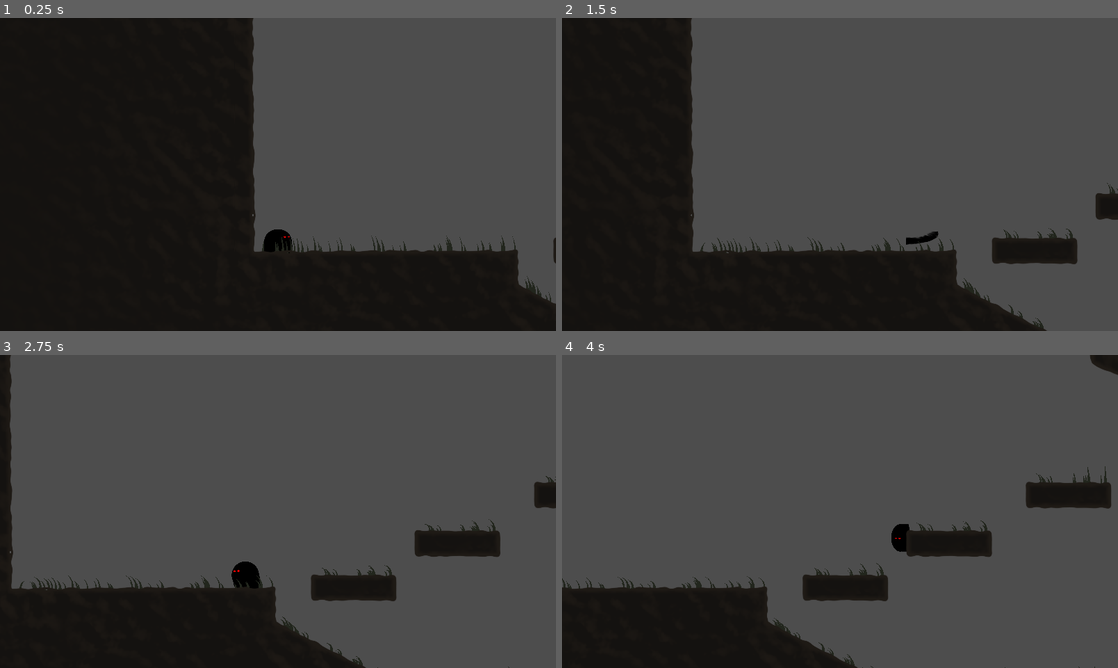
Above: before the commit, frames 1-4 (two rows, left to right).
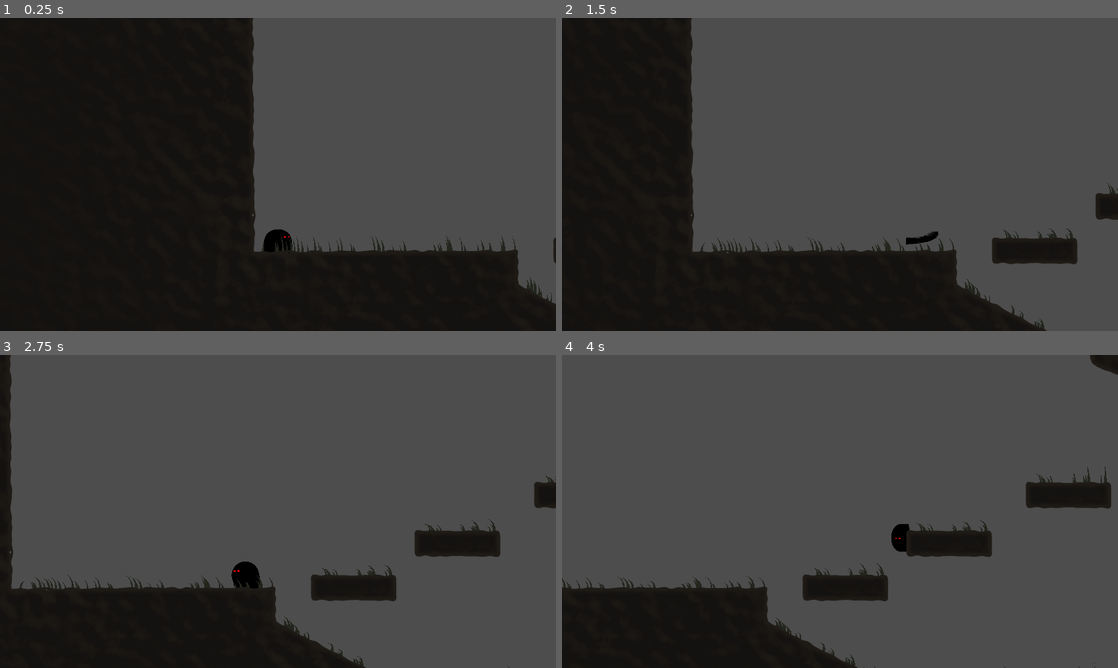
Above: after the commit, the same moments.

Repository: atiixx/piratesoftware_gamejam15
Game: Godot game, scene res://levels/level_1.tscn
Two runs of this game, one before a commit and one after it. Both use one fixed random seed, a clock stepped at 60 frames per second and the inputs below. This scene is started directly instead of the project's main scene.
Inputs (mouse positions are in pixels of both pictures, inside the frame that each line leads up to):
- Up to frame 1 (0.25 s): no input
- Up to frame 2 (1.5 s): move the mouse to (962, 158) at 0.52 s; press the mouse at (962, 158) at 0.53 s; hold D (right) from 0.53 s (still down); tap Space (jump) at 0.77 s; move the mouse to (728, 190) at 1.27 s; release the mouse at (728, 190) at 1.28 s; click (728, 190) at 1.35 s
- Up to frame 3 (2.75 s): tap Space (jump) at 1.52 s; move the mouse to (333, 442) at 2.02 s; release D (right) at 2.03 s; press the mouse at (333, 442) at 2.03 s; hold A (left) from 2.03 s (still down)
- Up to frame 4 (4 s): move the mouse to (812, 574) at 2.77 s; release A (left) at 2.78 s; release the mouse at (812, 574) at 2.78 s; hold D (right) from 2.78 s (still down); click (812, 574) at 2.85 s; tap Space (jump) at 3.02, 3.77 s; move the mouse to (1006, 558) at 3.52 s; press the mouse at (1006, 558) at 3.53 s

The runs differ from the first frame. In frame 1, less than 0.1% of the frame differs, in the area x 49-100%, y 69-91%; in frame 2, less than 0.1%, in the area x 27-87%, y 69-100%; in frame 3, less than 0.1%; in frame 4, less than 0.1%.
Error in both runs: Invalid assignment of property or key 'state_machine' with value of type 'Node (ModeStateMachine)' on a base object of type 'Node (BasicModeState.gd)'. (res://…

Commit message:
rebased to main

Diff:
--- a/scripts/terrain/polygon_terrain.gd
+++ b/scripts/terrain/polygon_terrain.gd
@@ -70,20 +70,15 @@
 	self.vertex_colors = new_vertex_colors
 
 func update_details():
-	var surface_lines: Array[Vector2] = []
 	for child in detail_container.get_children():
 		child.queue_free()
 
-	var rng = RandomNumberGenerator.new()
-	rng.seed = hash("testing")
 	for i in range(polygon.size()):
 		var current = polygon[i]
 		var next = polygon[(i + 1) % polygon.size()]
 		var along = next - current
 		var normal = along.rotated(deg_to_rad(-90)).normalized()
 		if normal.dot(Vector2.UP) > 0.8:
-			surface_lines.push_back(current)
-			surface_lines.push_back(next)
 			var g = grass.instantiate() as SurfaceGrass
 			g.position = current
 			g.end = next - current
--- a/scripts/terrain/surface_grass.gd
+++ b/scripts/terrain/surface_grass.gd
@@ -67,7 +67,7 @@
 
 func _draw():
 	var point_count = 5
-	var normal = (end.rotated(deg_to_rad( - 90)).normalized() * Vector2.DOWN).normalized()
+	var normal = (end.rotated(deg_to_rad( - 90)).normalized() + Vector2.UP).normalized()
 	for i in range(grass_positions.size()):
 		var pos = grass_positions[i]
 		var angle = grass_angles[i]
Not shown: 3 places in scenes/terrain/polygon_terrain.tscn that only renumber resources
Not shown: 2 places in scenes/test_arena_2.tscn that only renumber resources
